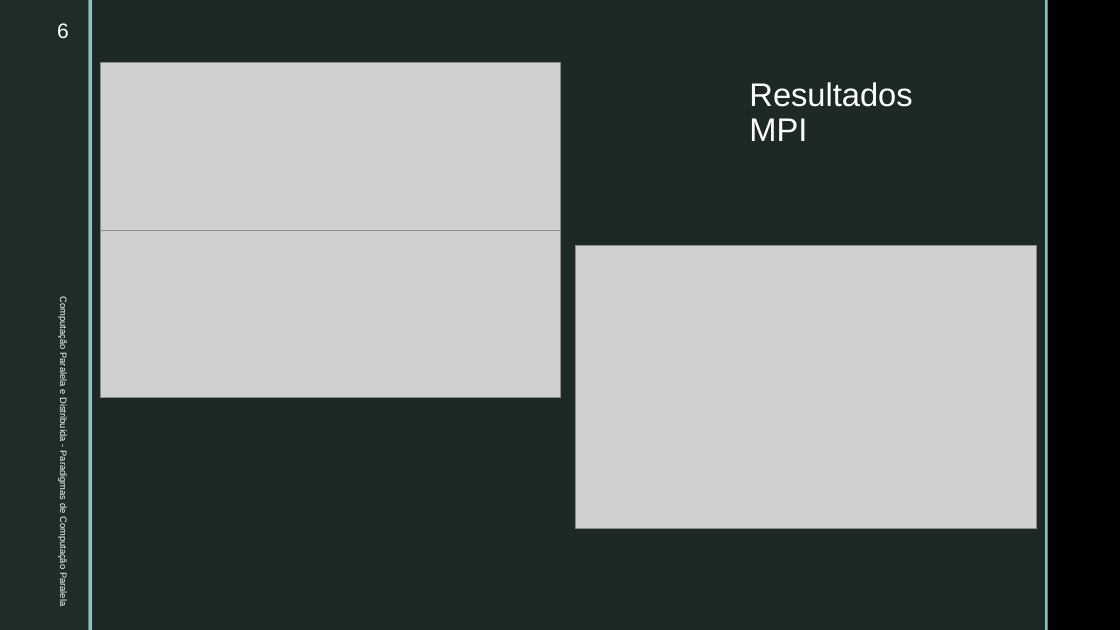
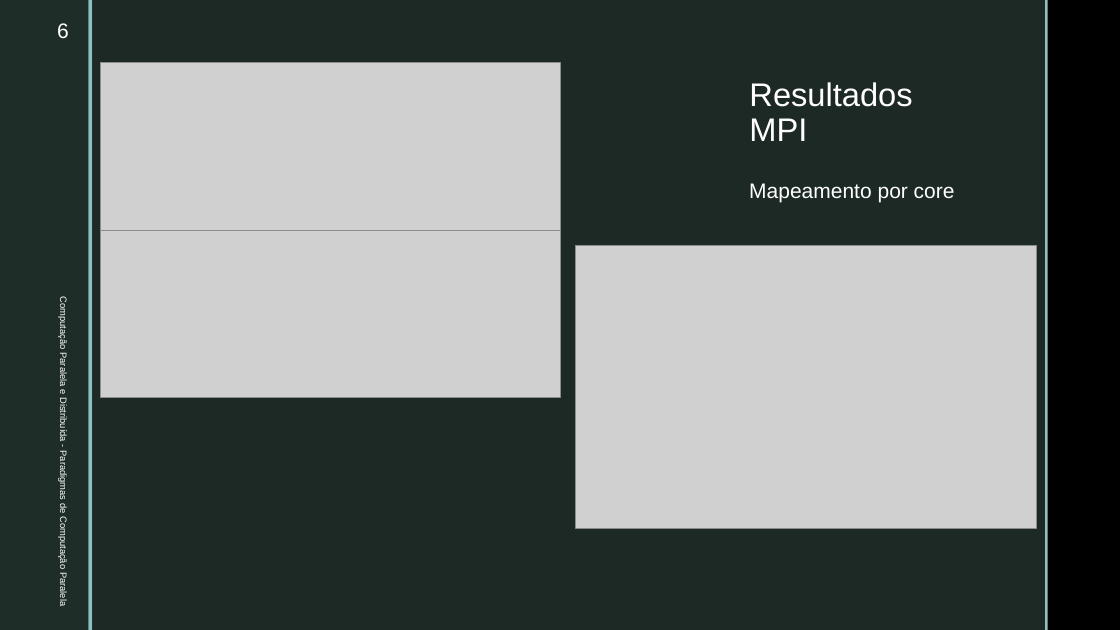
Before and after one commit to Frodo061/Parallel-BucketSort-MPI, a slide deck: slide 6 of PCP_Presentation.pptx. Drawn at 1120x630 pixels with LibreOffice and Linux fonts; fonts in the diff are those of the drawing; grey boxes stand for pictures; background and template pictures are left out. Boxes give left, top, right and bottom in pixels: in the first picture for what was removed or moved away, otherwise in the second. Text is boxed around its words. In the diff, an @@ line names an element or a change of style, - is before the commit and + after.

```diff
--- a/PCP_Presentation.pptx
+++ b/PCP_Presentation.pptx
@@ text added at (x1=749, y1=183, x2=955, y2=202), 18 pt, text #FFFFFF @@
+Mapeamento por core
```
Also in this commit, not shown: 3 other slides changed, 3 other files.
